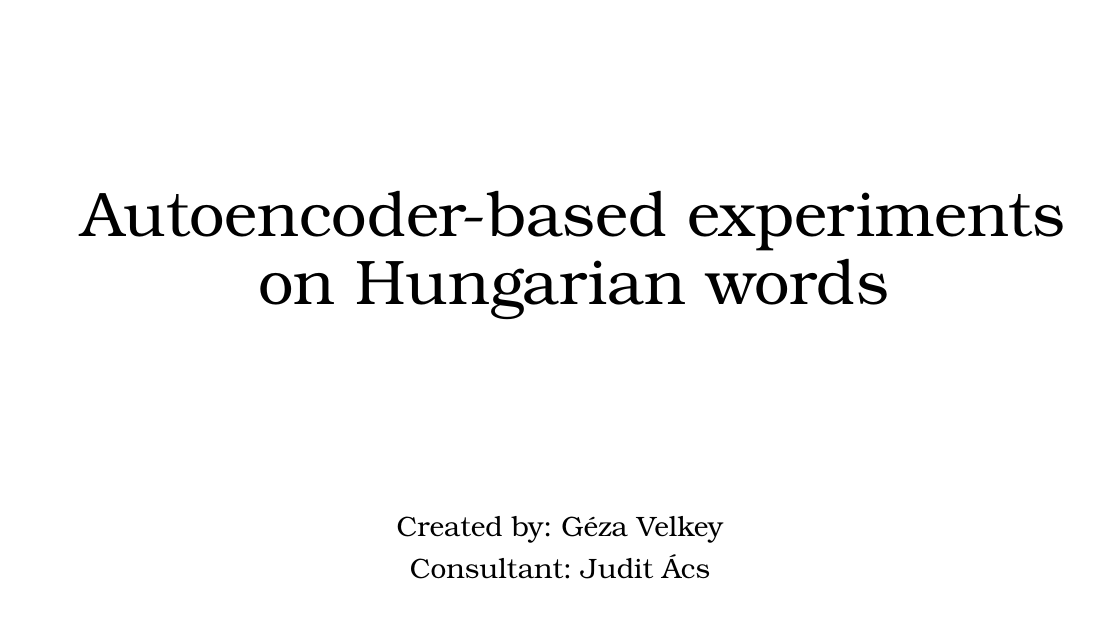
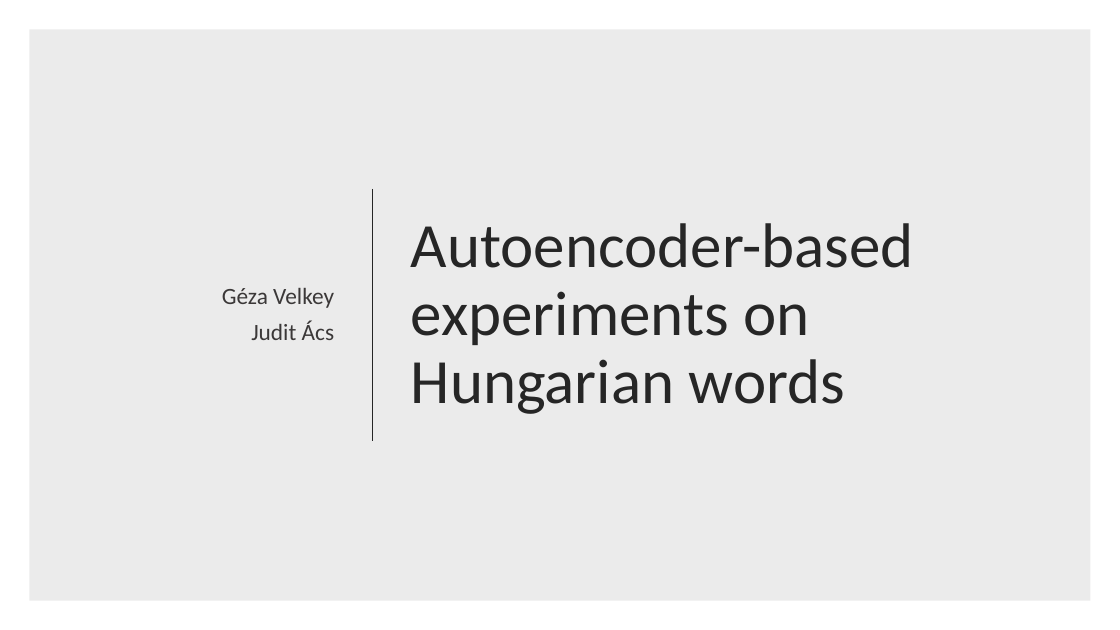
Before and after one commit to evelkey/vahun, a slide deck: slide 1 of Documentation/Autoencoderes kísérletek magyar nyelven.pptx. Drawn at 1120x630 pixels with LibreOffice and Linux fonts; fonts in the diff are those of the drawing. Boxes give left, top, right and bottom in pixels: in the first picture for what was removed or moved away, otherwise in the second. Text is boxed around its words. In the diff, an @@ line names an element or a change of style, - is before the commit and + after.

```diff
--- a/Documentation/Autoencoderes kísérletek magyar nyelven.pptx
+++ b/Documentation/Autoencoderes kísérletek magyar nyelven.pptx
@@ rectangle added at bbox=[29, 29, 1091, 601], fill #000000 at 8% opacity @@
@@ subtitle "Géza Velkey" at bbox=[222, 288, 335, 340]: vertical alignment top to middle @@
@@ title "Autoencoder-based experiments on Hungarian words": place and size @@
-title "Autoencoder-based experiments on Hungarian words" at bbox=[81, 190, 1065, 319]
+title "Autoencoder-based experiments on Hungarian words" at bbox=[411, 223, 914, 414]
@@ title "Autoencoder-based experiments on Hungarian words" at bbox=[411, 223, 914, 414]: font TeX Gyre Bonum to Calibri, text colour #000000 to #262626; alignment centre to left; vertical alignment bottom to middle @@
@@ line added from (373, 189) to (373, 441), #262626 1.5 pt @@
@@ subtitle at bbox=[222, 288, 335, 340]: text changed; size 24 to 20 pt; font TeX Gyre Bonum to Calibri; text colour #000000 to #3B3838 @@
-Created by: Géza Velkey
-Consultant: Judit Ács
+Géza Velkey
+Judit Ács
```
Also in this commit, not shown: 5 other slides changed, 2 slides added, 4 slides removed, 1 other file.
